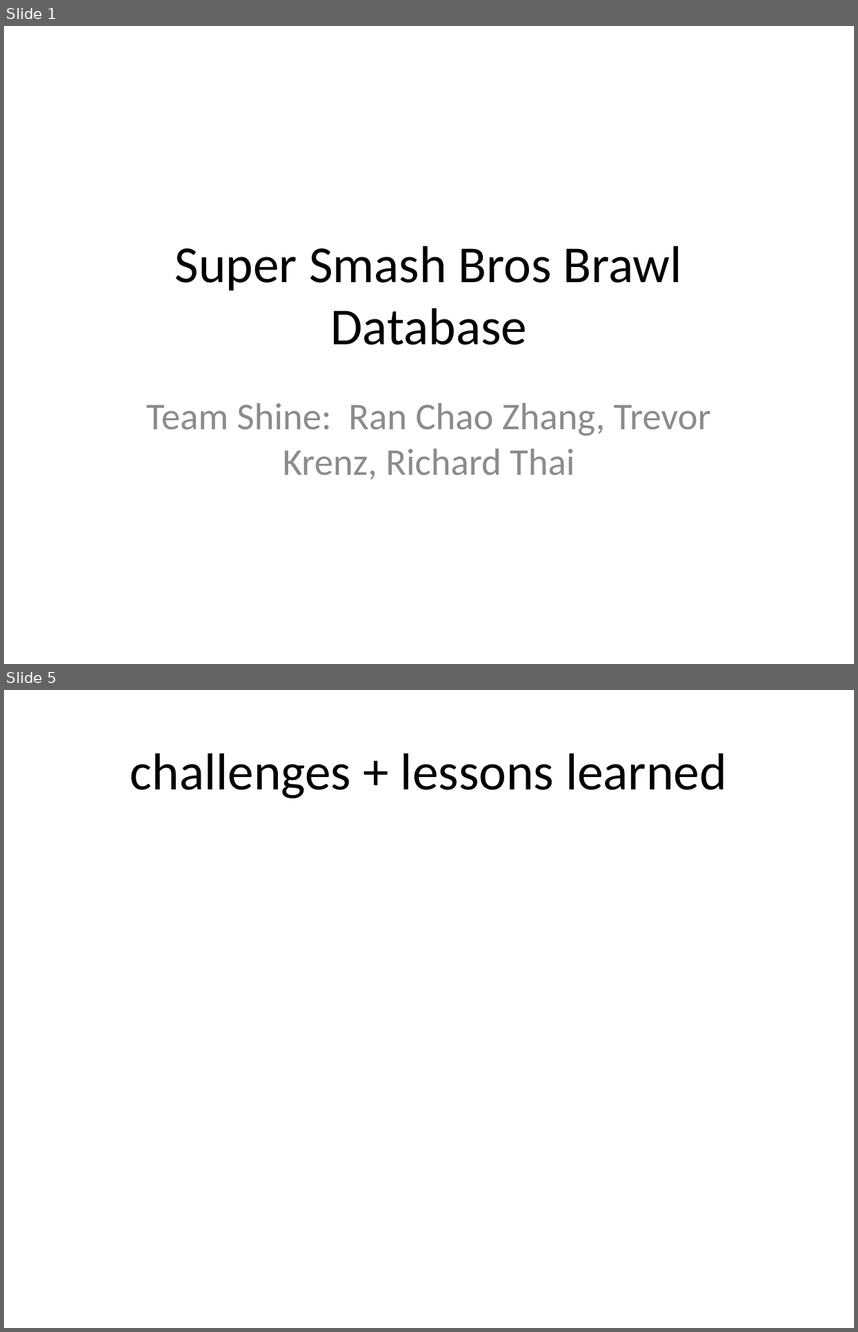
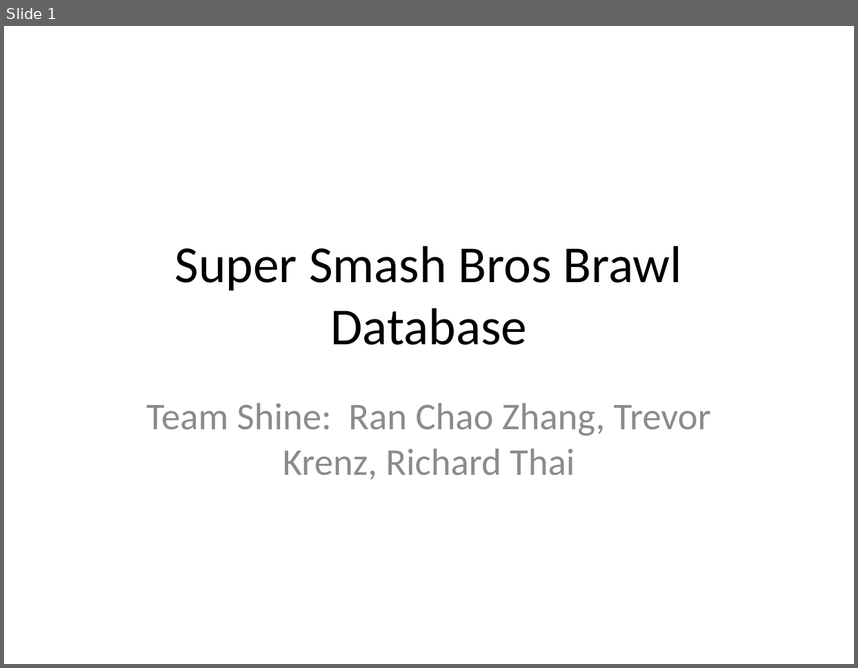
Before and after one commit to krenztr/Super-Smash-Bros-Database, a slide deck: Doc/SSBB.pptx. Shown one above the other, each under a label of ours: slides 1 and 5 before the commit, slide 1 after it; the slides between them are not shown. The pictures are 858x1332 and 858x668 pixels, drawn with LibreOffice and Linux fonts; fonts in the diff are those of the drawing. Boxes give left, top, right and bottom in pixels: in the first picture for what was removed or moved away, otherwise in the second. Text is boxed around its words. In the diff, an @@ line names an element or a change of style, - is before the commit and + after.

```diff
--- a/Doc/SSBB.pptx
+++ b/Doc/SSBB.pptx
@@ slide 5 removed at <box>4,690,854,1328</box>, background #FFFFFF @@
@@ title removed at <box>130,753,726,798</box> @@
-challenges + lessons learned
```
Also in this commit, not shown: 3 slides changed, 2 slides added, 3 other files.
